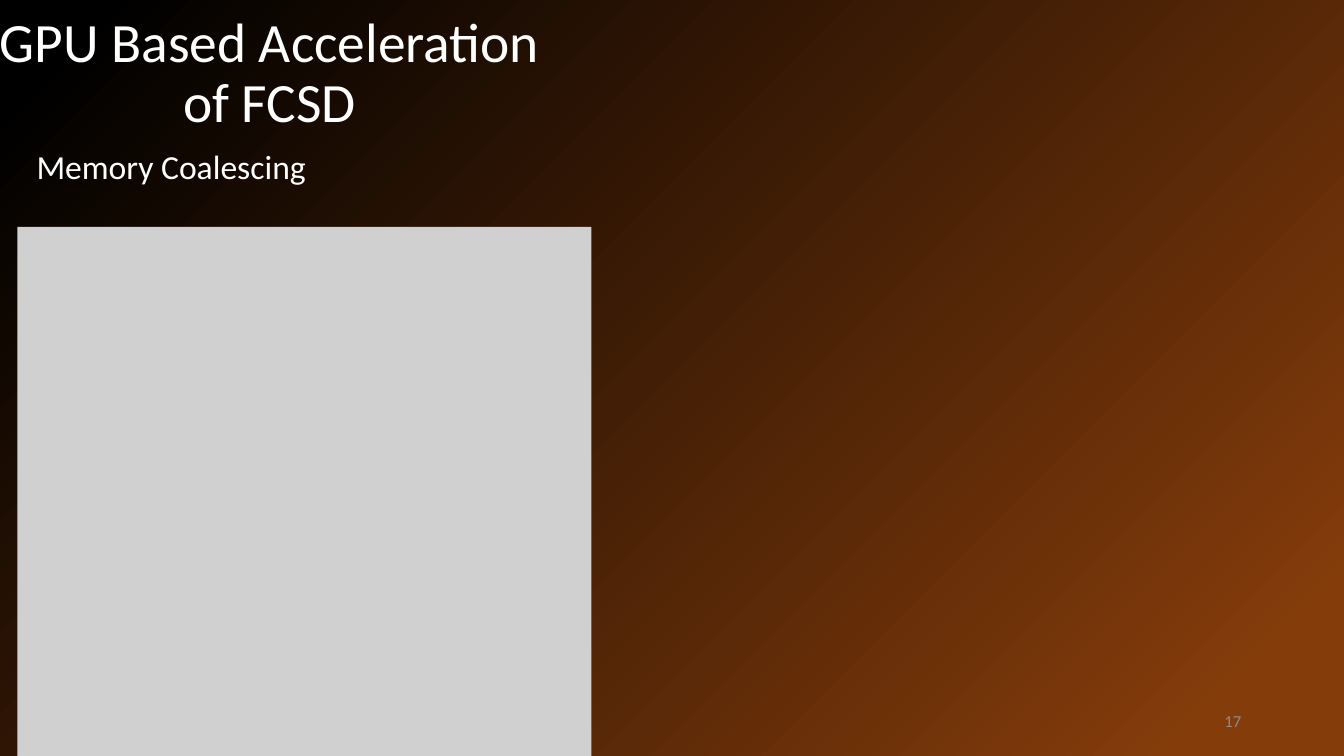
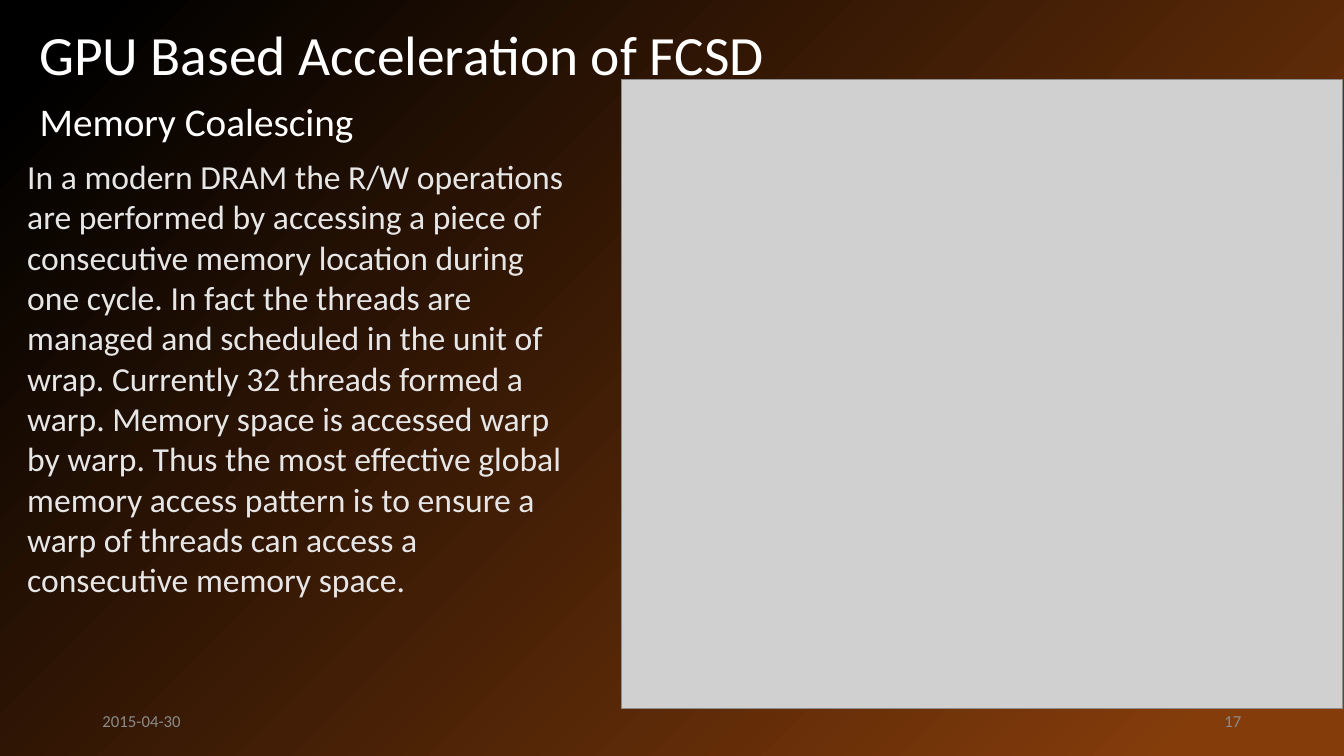
Before and after one commit to john-jiang-ca/Tianpei, a slide deck: slide 17 of FCSD-CUDA project/Presentation/CCECE2015 Presentation Tianpei Chen.pptx. Drawn at 1344x756 pixels with LibreOffice and Linux fonts; fonts in the diff are those of the drawing; grey boxes stand for pictures. Boxes give left, top, right and bottom in pixels: in the first picture for what was removed or moved away, otherwise in the second. Text is boxed around its words. In the diff, an @@ line names an element or a change of style, - is before the commit and + after.

```diff
--- a/FCSD-CUDA project/Presentation/CCECE2015 Presentation Tianpei Chen.pptx
+++ b/FCSD-CUDA project/Presentation/CCECE2015 Presentation Tianpei Chen.pptx
@@ title "GPU Based Acceleration of FCSD" rewrapped from (x1=0, y1=23, x2=539, y2=123) to (x1=39, y1=36, x2=764, y2=88) @@
@@ picture added at (x1=621, y1=79, x2=1342, y2=708) @@
@@ text "Memory Coalescing" moved from (x1=37, y1=155, x2=306, y2=185) to (x1=40, y1=108, x2=354, y2=143) @@
@@ text "Memory Coalescing" at (x1=40, y1=108, x2=354, y2=143): size 24 to 28 pt @@
@@ text added at (x1=27, y1=165, x2=563, y2=598), 24 pt, text #E7E6E6 @@
+In a modern DRAM the R/W operations are performed by accessing a piece of consecutive memory location during one cycle. In fact the threads are managed and scheduled in the unit of wrap. Currently 32 threads formed a warp. Memory space is accessed warp by warp. Thus the most effective global memory access pattern is to ensure a warp of threads can access a consecutive memory space.
@@ picture removed at (x1=17, y1=227, x2=592, y2=756) @@
@@ text added at (x1=102, y1=716, x2=180, y2=727), 12 pt, text #8C8C8C @@
+2015-04-30
```
Also in this commit, not shown: 17 other slides changed, 5 slides added, 1 other file.
